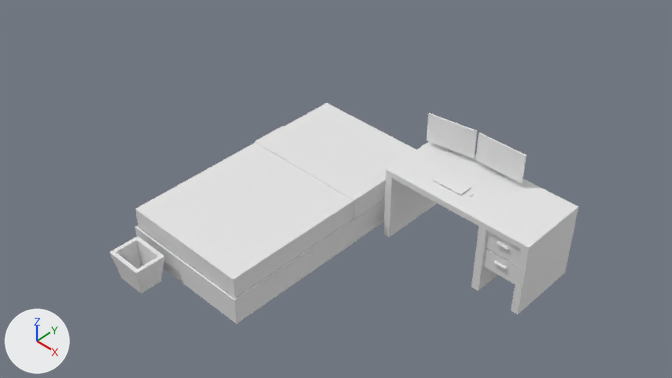
The Blender file rooms/bedrooms/bedroom/bedroom.blend as it was, and as the next commit left it.
Rendered twice from the file's camera 'Camera'. The lights are fixed; the arrows at lower left show +X, +Y and +Z.

The first picture shows 'Cube', 'bed', 'monitor.001', 'monitor.002', 'trash bag'.
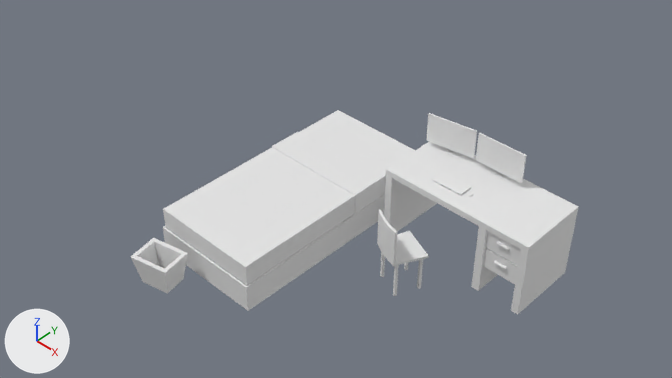
Commit message: fix bed

Changed parts and their boxes (x1, y1, x2, y2) in the pictures (672 x 378 px):
'bed', moved, rescaled (10% narrower, 9% shorter)
    before: (135, 103, 416, 324)
    after: (163, 110, 415, 311)
'trash bag', moved, turned
    before: (110, 236, 165, 293)
    after: (131, 238, 188, 294)
'chair', added
    after: (377, 210, 429, 296)

The change, as a list of edits to the scene's bpy script:
```text
Add me_cube_007:
    me_cube_007.from_pydata(...)  # 72 vertices, 62 faces; spans x -0.161..0.161, y -0.156..0.142, z -0.401..0.262
    me_cube_007.polygons.foreach_set('use_smooth', [True] * 62)
Change ob_bed:
    ob_bed.location: (0.0, 0.0, 0.13) -> (0.062, 0.067, 0.13)
    ob_bed.scale: (1.0, 1.0, 1.0) -> (0.833, 0.924, 1.0)
Change ob_trash_bag:
    ob_trash_bag.location: (-0.3, -1.3, 0.142) -> (-0.171, -1.187, 0.142)
    ob_trash_bag.rotation_euler: (0.0, 0.0, 0.0) -> (0.0, 0.0, 0.207)  # degrees (0, 0, 0) -> degrees (0, 0, 12)
Add ob_chair:
    ob_chair = bpy.data.objects.new('chair', me_cube_007)
    ob_chair.location = (1.185, 0.091, 0.409)
    ob_chair.rotation_euler = (0.0, 0.0, -0.406)  # degrees (0, 0, -23)
```
